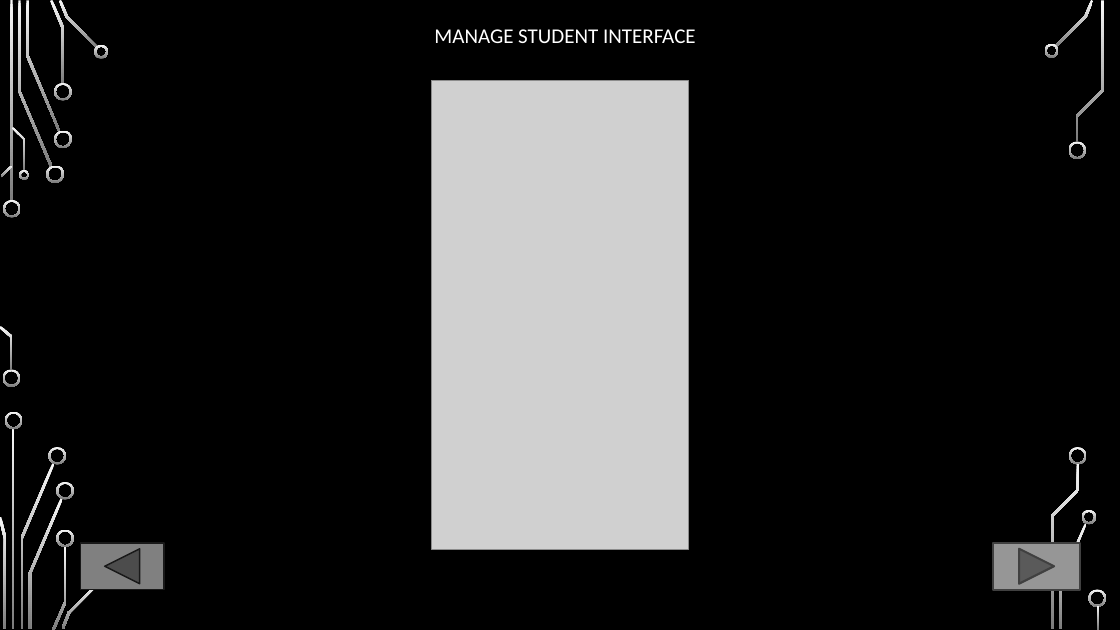
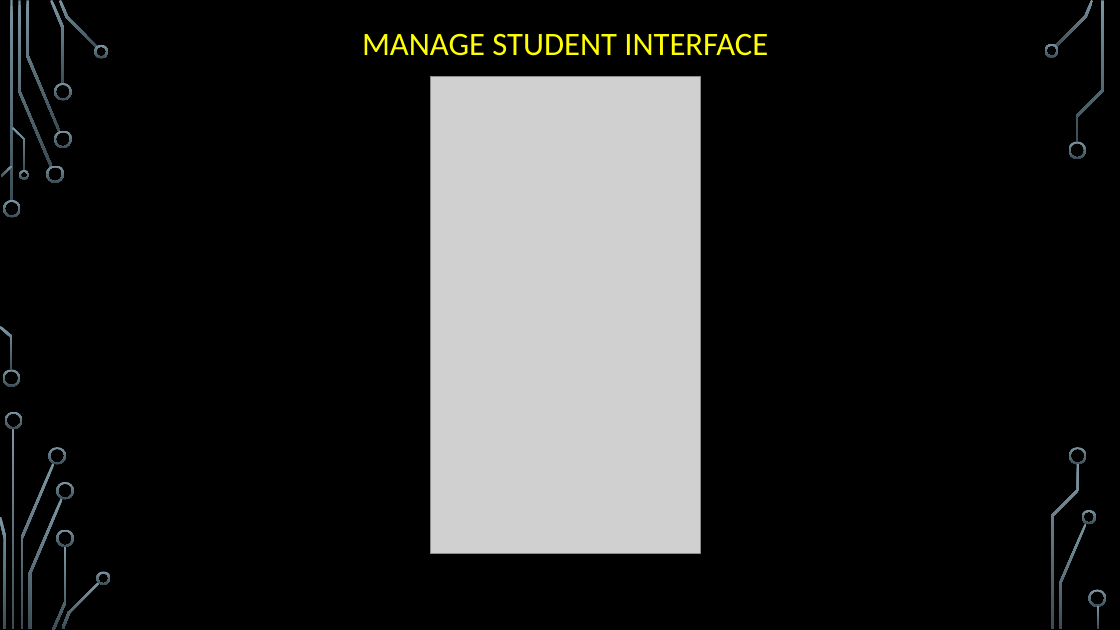
Before and after one commit to FarissAdnann/FYPGROUP2, a slide deck: slide 6 of Interface/INTERFACE.pptx. Drawn at 1120x630 pixels with LibreOffice and Linux fonts; fonts in the diff are those of the drawing; grey boxes stand for pictures; background and template pictures are left out. Boxes give left, top, right and bottom in pixels: in the first picture for what was removed or moved away, otherwise in the second. Text is boxed around its words. In the diff, an @@ line names an element or a change of style, - is before the commit and + after.

```diff
--- a/Interface/INTERFACE.pptx
+++ b/Interface/INTERFACE.pptx
@@ fill gradient #F8F8F8 to #7C7C7C to gradient #7C96A3 to #3B4C54 in 36 elements at box(3, 200, 21, 218), box(3, 370, 20, 387), box(18, 1, 52, 167), box(46, 166, 64, 183), box(26, 1, 60, 132), box(50, 0, 65, 84), box(54, 130, 71, 148), box(54, 83, 71, 101), box(59, 0, 97, 49), box(94, 45, 109, 58), box(1, 166, 13, 177), box(0, 326, 13, 371), box(12, 127, 25, 171), box(18, 170, 29, 180), box(13, 429, 15, 629), box(20, 463, 54, 628), box(5, 412, 23, 429), box(0, 517, 6, 628), box(49, 447, 66, 465), box(29, 498, 63, 629), box(52, 546, 66, 630), box(56, 482, 74, 500), box(56, 529, 74, 547), box(61, 581, 100, 629), box(97, 571, 111, 585), box(1055, 0, 1094, 47), box(1044, 44, 1059, 58), box(1069, 141, 1086, 159), box(1060, 523, 1087, 629), box(1082, 510, 1096, 524), box(1076, 1, 1104, 143), box(1070, 447, 1087, 465), box(1051, 464, 1080, 629), box(1089, 590, 1107, 607), box(1097, 606, 1100, 629), box(10, 1, 13, 202) @@
@@ text "MANAGE STUDENT INTERFACE" at box(362, 33, 768, 56): size 18 to 28 pt, text colour #FFFFFF to #FFFF00 @@
@@ picture: place and size @@
-picture at box(432, 81, 689, 549)
+picture at box(430, 76, 700, 554)
@@ action button back previous removed at box(81, 543, 164, 590) @@
@@ action button forward next removed at box(994, 543, 1081, 590) @@
```
Also in this commit, not shown: 11 other slides changed, 1 slide added, 1 slide removed, 6 other files.
